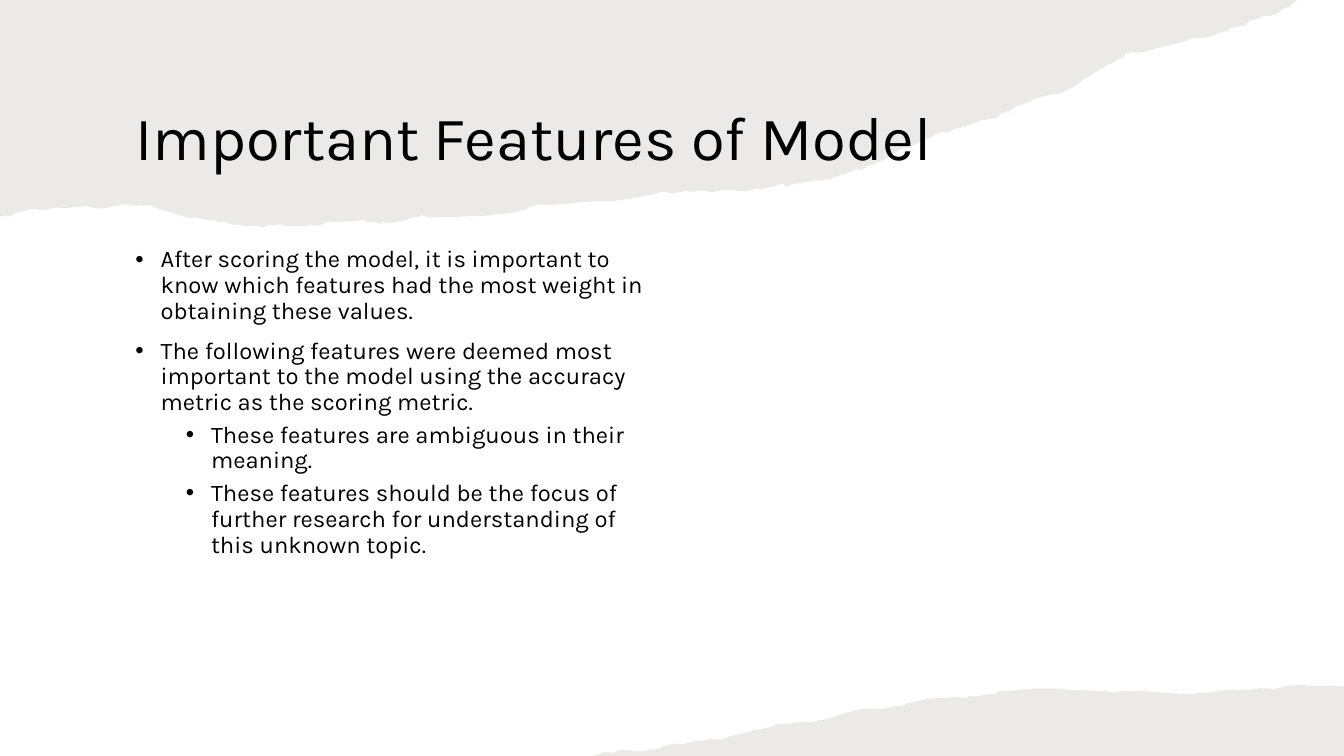
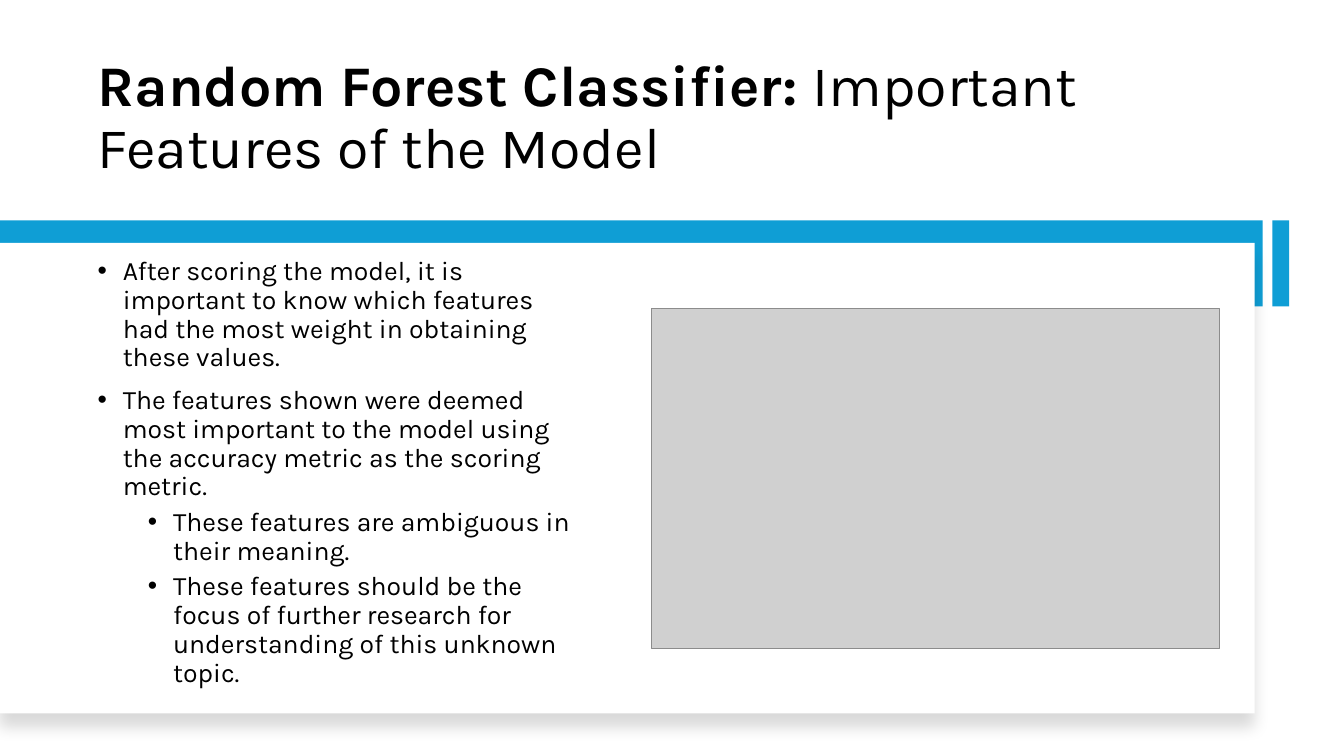
Before and after one commit to Mcusac/Case-Study-X, a slide deck: slide 14 of Cusack_Matthew_CaseStudy7.pptx (slide 12 before the commit). Drawn at 1344x756 pixels with LibreOffice and Linux fonts; fonts in the diff are those of the drawing; grey boxes stand for pictures. Boxes give left, top, right and bottom in pixels: in the first picture for what was removed or moved away, otherwise in the second. Text is boxed around its words. In the diff, an @@ line names an element or a change of style, - is before the commit and + after.

```diff
--- a/Cusack_Matthew_CaseStudy7.pptx
+++ b/Cusack_Matthew_CaseStudy7.pptx
@@ freeform shape removed at [0,0,1298,227] @@
@@ title "Random Forest Classifier: Important Features ..." at [98,65,1077,169]: vertical alignment middle to bottom @@
@@ title at [98,65,1077,169]: text changed; size 44 to 41 pt @@
-Important Features of Model
+Random Forest Classifier: Important Features of the Model
@@ rectangle added at [0,221,1263,307], fill #0F9ED5 @@
@@ rectangle added at [1272,221,1290,307], fill #0F9ED5 @@
@@ rectangle added at [0,243,1255,714], fill #FFFFFF @@
@@ text "After scoring the model, it ...": place and size @@
-text "After scoring the model, it ..." at [161,250,642,559]
+text "After scoring the model, it ..." at [123,261,570,689]
@@ text "After scoring the model, it ..." at [123,261,570,689]: vertical alignment top to middle @@
@@ text at [123,261,570,689]: size 17 to 19 pt in "After scoring the model, it is important ...", "These features are ambiguous in their meaning.", "These features should be the focus of ..." @@
@@ picture added at [651,309,1219,649] @@
@@ text at [123,390,550,496]: text changed; size 17 to 19 pt @@
-• The following features were deemed most important to the model using the accuracy metric as the scoring metric.
+• The features shown were deemed most important to the model using the accuracy metric as the scoring metric.
@@ freeform shape removed at [594,685,1344,756] @@
```
Also in this commit, not shown: 9 other slides changed, 6 slides added, 3 slides removed, 15 other files.
